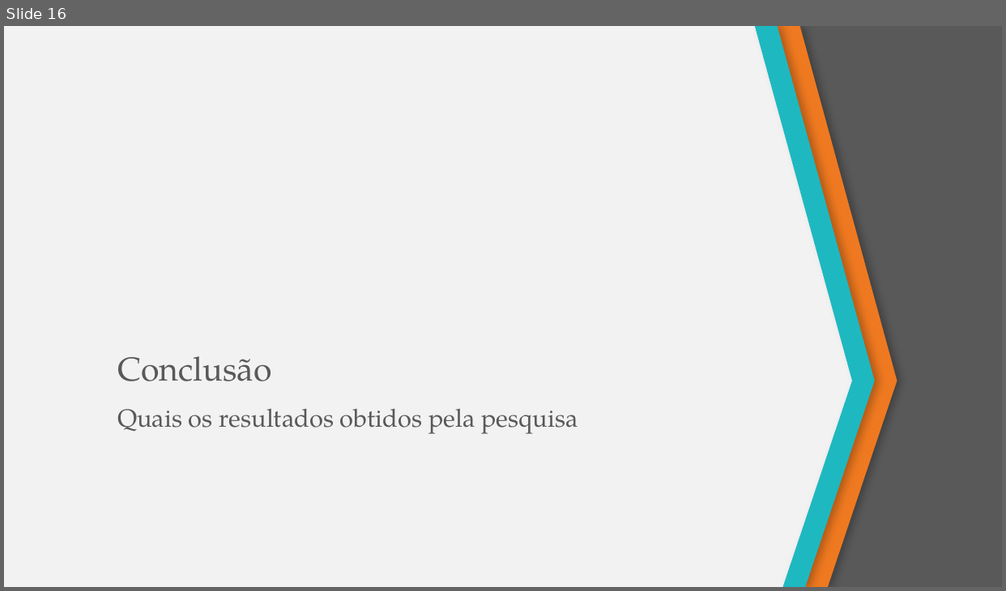
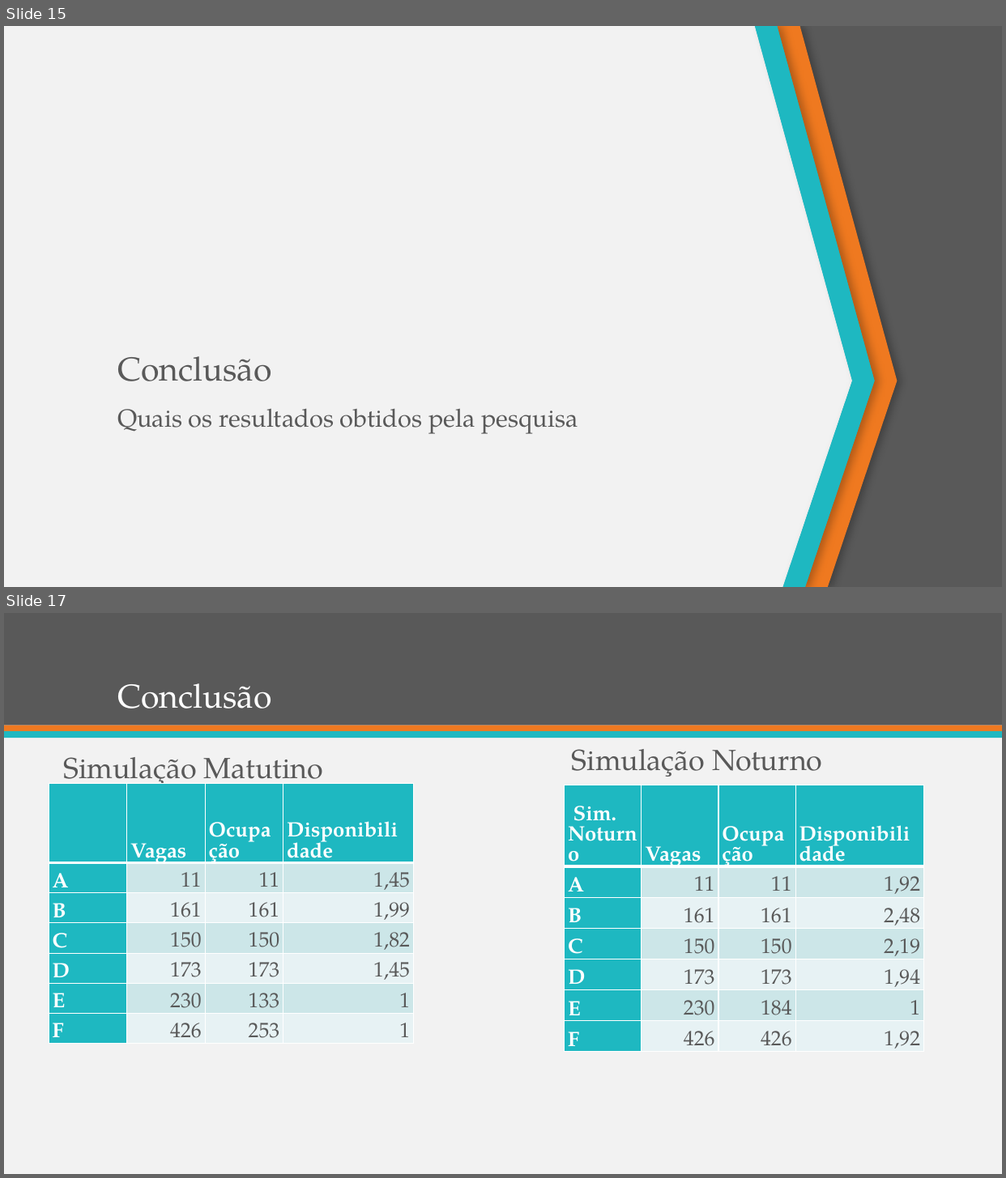
Before and after one commit to melize/Simulacao-Estacionamento-UNIVALI, a slide deck: Analise de Aplicacao para controle da superlotacao de.pptx. Shown one above the other, each under a label of ours: slide 16 before the commit, slides 15 and 17 after it; the slides between them are not shown. The pictures are 1006x591 and 1006x1178 pixels, drawn with LibreOffice and Linux fonts; fonts in the diff are those of the drawing. Boxes give left, top, right and bottom in pixels: in the first picture for what was removed or moved away, otherwise in the second. Text is boxed around its words. In the diff, an @@ line names an element or a change of style, - is before the commit and + after.

```diff
--- a/Analise de Aplicacao para controle da superlotacao de.pptx
+++ b/Analise de Aplicacao para controle da superlotacao de.pptx
@@ slide 17 added at (x1=4, y1=613, x2=1002, y2=1174), background #F2F2F2 @@
@@ rectangle added at (x1=4, y1=613, x2=1002, y2=726), fill #595959 @@
@@ title added at (x1=117, y1=683, x2=272, y2=709), 32 pt, text #FFFFFF @@
+Conclusão
@@ rectangle added at (x1=4, y1=726, x2=1002, y2=732), fill #EF7920 @@
@@ rectangle added at (x1=4, y1=731, x2=1002, y2=738), fill #1EB8C1 @@
@@ text added at (x1=63, y1=757, x2=324, y2=790), 28 pt, text #595959 @@
+Simulação Matutino
@@ text added at (x1=572, y1=749, x2=822, y2=777), 28 pt, text #595959 @@
+Simulação Noturno
@@ table added at (x1=49, y1=784, x2=413, y2=1049), 7 rows, 4 columns @@
+ | Vagas | Ocupação | Disponibilidade
+A | 11 | 11 | 1,45
+B | 161 | 161 | 1,99
+C | 150 | 150 | 1,82
+D | 173 | 173 | 1,45
+E | 230 | 133 | 1
+F | 426 | 253 | 1
@@ table added at (x1=565, y1=786, x2=925, y2=1057), 7 rows, 4 columns @@
+Sim. Noturno | Vagas | Ocupação | Disponibilidade
+A | 11 | 11 | 1,92
+B | 161 | 161 | 2,48
+C | 150 | 150 | 2,19
+D | 173 | 173 | 1,94
+E | 230 | 184 | 1
+F | 426 | 426 | 1,92
@@ what was slide 16 is now slide 15 @@
```
Also in this commit, not shown: 3 other slides added, 8 slides removed, 1 other file.
